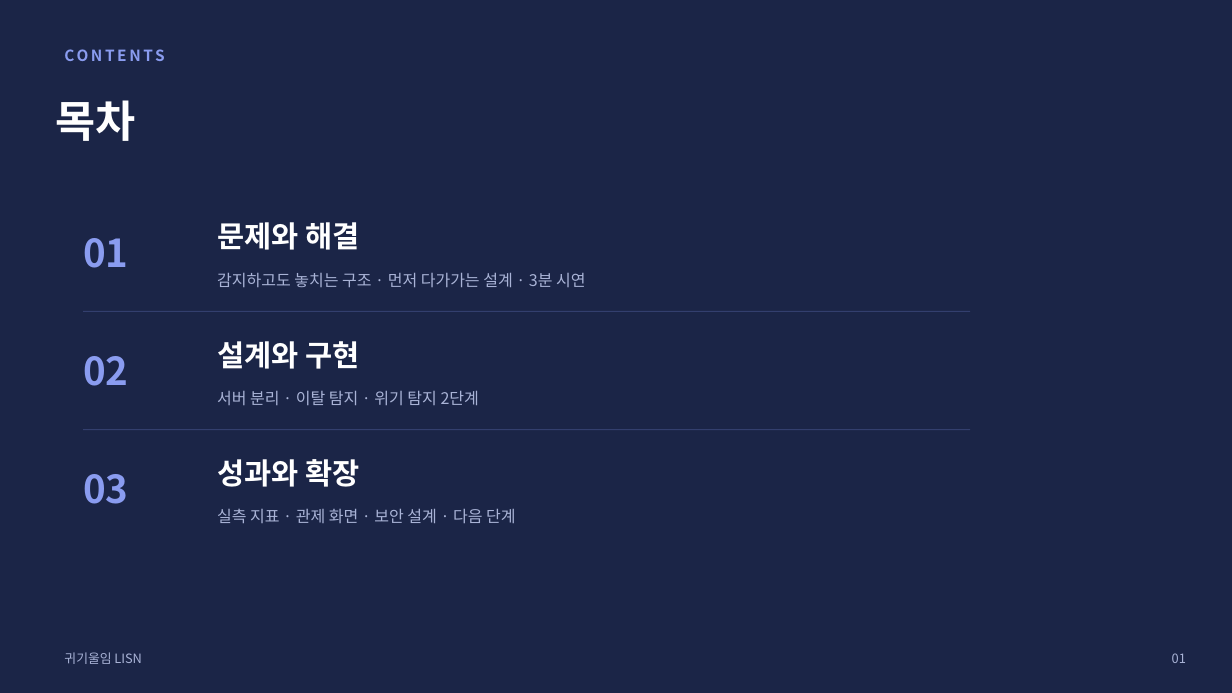
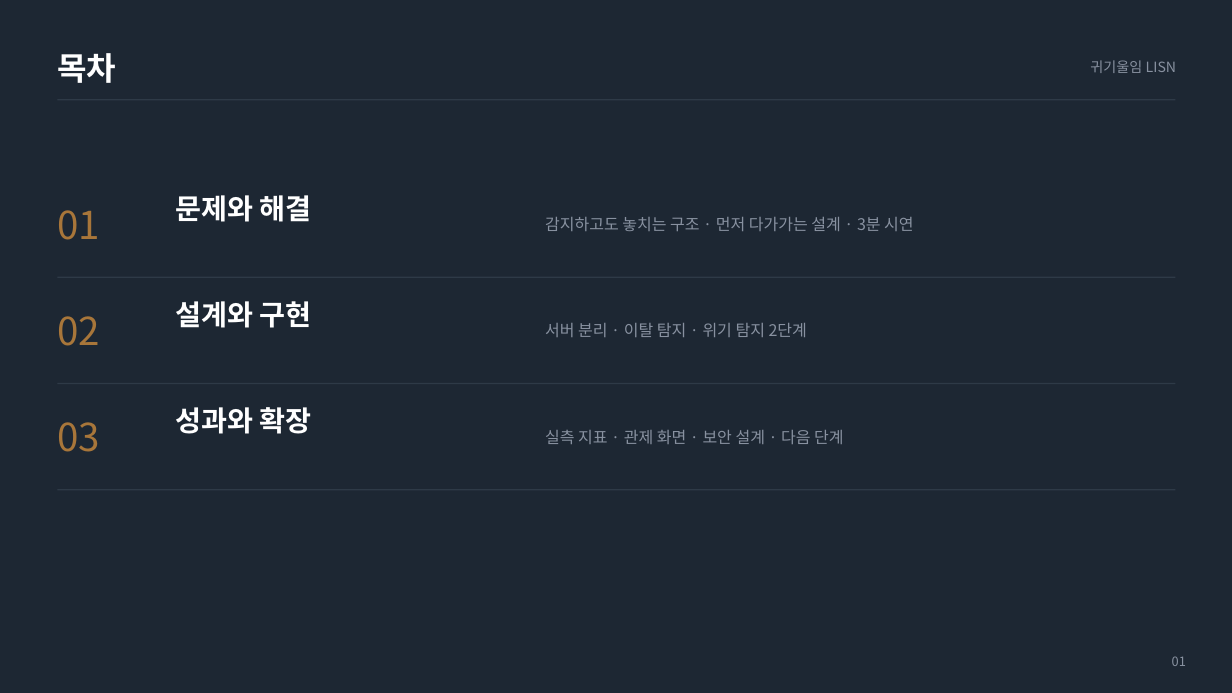
Before and after one commit to 2026-SMHRD-KDT-HealthCare-5/lisn, a slide deck: slide 2 of documents/최종발표자료_귀기울임.pptx. Drawn at 1232x693 pixels with LibreOffice and Linux fonts; fonts in the diff are those of the drawing. Boxes give left, top, right and bottom in pixels: in the first picture for what was removed or moved away, otherwise in the second. Text is boxed around its words. In the diff, an @@ line names an element or a change of style, - is before the commit and + after.

```diff
--- a/documents/최종발표자료_귀기울임.pptx
+++ b/documents/최종발표자료_귀기울임.pptx
@@ background #1B2547 to #1D2733 @@
@@ text removed at box(55, 39, 795, 71) @@
-CONTENTS
@@ text "목차": place and size @@
-text "목차" at box(55, 100, 135, 141)
+text "목차" at box(57, 53, 116, 83)
@@ text "목차" at box(57, 53, 116, 83): size 34 to 25 pt @@
@@ text "귀기울임 LISN": place and size @@
-text "귀기울임 LISN" at box(64, 652, 142, 664)
+text "귀기울임 LISN" at box(1090, 60, 1176, 73)
@@ text "귀기울임 LISN" at box(1090, 60, 1176, 73): size 10 to 11 pt, text colour #A9B3D6 to #8891A0; alignment left to right @@
@@ line added from (57, 100) to (1176, 100), #2E3A47 1 pt @@
@@ text "01": place and size @@
-text "01" at box(83, 238, 128, 268)
+text "01" at box(57, 210, 100, 240)
@@ text "감지하고도 놓치는 구조 · 먼저 ...": place and size @@
-text "감지하고도 놓치는 구조 · 먼저 ..." at box(217, 273, 585, 287)
+text "감지하고도 놓치는 구조 · 먼저 ..." at box(545, 217, 913, 231)
@@ text "문제와 해결": place and size @@
-text "문제와 해결" at box(217, 222, 359, 250)
+text "문제와 해결" at box(176, 195, 312, 222)
@@ text "02": place and size @@
-text "02" at box(83, 356, 128, 386)
+text "02" at box(57, 316, 100, 346)
@@ line moved from (83, 311) - (970, 311) to (57, 277) - (1176, 277) @@
@@ line (57, 277) - (1176, 277): stroke #333F6E 0.75 pt to #2E3A47 1 pt @@
@@ text "설계와 구현": place and size @@
-text "설계와 구현" at box(217, 341, 359, 369)
+text "설계와 구현" at box(176, 301, 312, 328)
@@ text "서버 분리 · 이탈 탐지 ...": place and size @@
-text "서버 분리 · 이탈 탐지 ..." at box(217, 391, 479, 405)
+text "서버 분리 · 이탈 탐지 ..." at box(545, 323, 807, 337)
@@ text colour #8A9CF0 to #A8763A, bold off in 3 elements at box(57, 210, 100, 240), box(57, 316, 100, 346), box(57, 422, 100, 452) @@
@@ text "03": place and size @@
-text "03" at box(83, 474, 128, 504)
+text "03" at box(57, 422, 100, 452)
@@ line added from (57, 384) to (1176, 384), #2E3A47 1 pt @@
@@ text colour #A9B3D6 to #8891A0 in 4 elements at box(1172, 656, 1186, 666), box(545, 217, 913, 231), box(545, 323, 807, 337), box(545, 430, 843, 444) @@
@@ text "실측 지표 · 관제 화면 ...": place and size @@
-text "실측 지표 · 관제 화면 ..." at box(217, 509, 515, 523)
+text "실측 지표 · 관제 화면 ..." at box(545, 430, 843, 444)
@@ size 23 to 22 pt in 3 elements at box(176, 195, 312, 222), box(176, 301, 312, 328), box(176, 407, 312, 434) @@
@@ text "성과와 확장": place and size @@
-text "성과와 확장" at box(217, 459, 359, 487)
+text "성과와 확장" at box(176, 407, 312, 434)
@@ line removed from (83, 430) to (970, 430) @@
@@ line added from (57, 490) to (1176, 490), #2E3A47 1 pt @@
```
Also in this commit, not shown: 12 other slides changed, 3 slides added, 3 slides removed, 3 other files.
